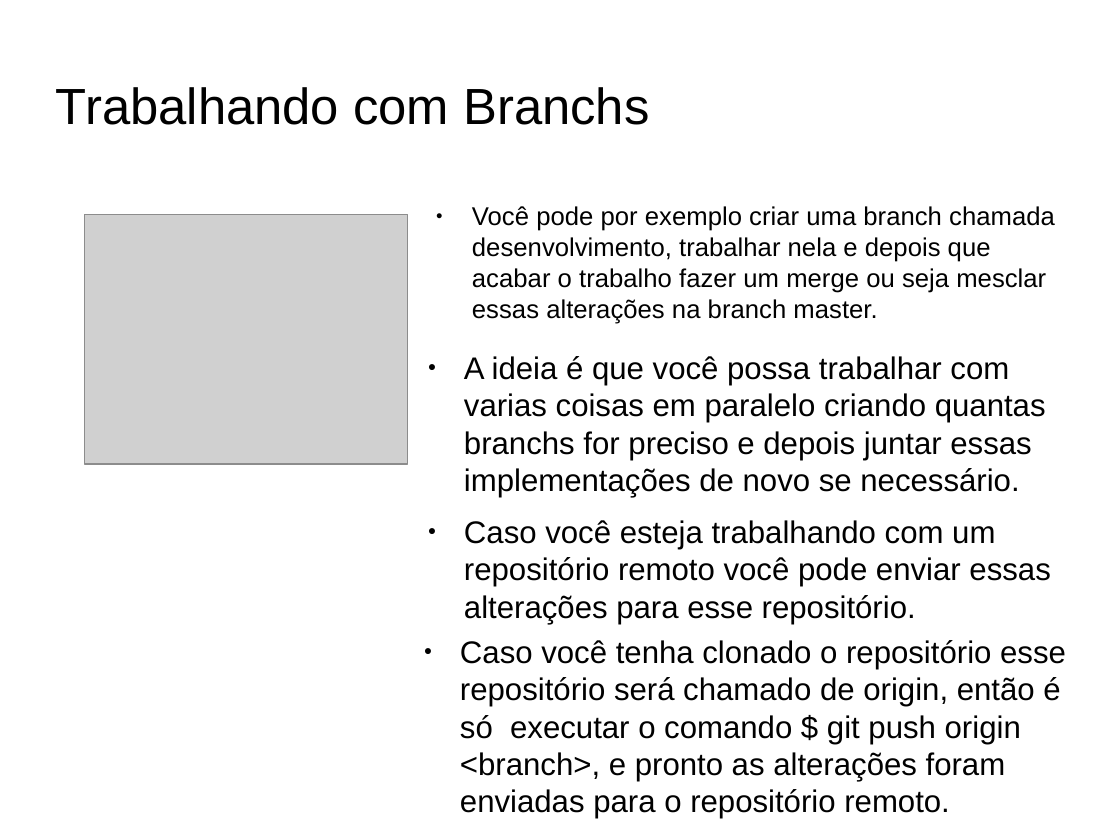
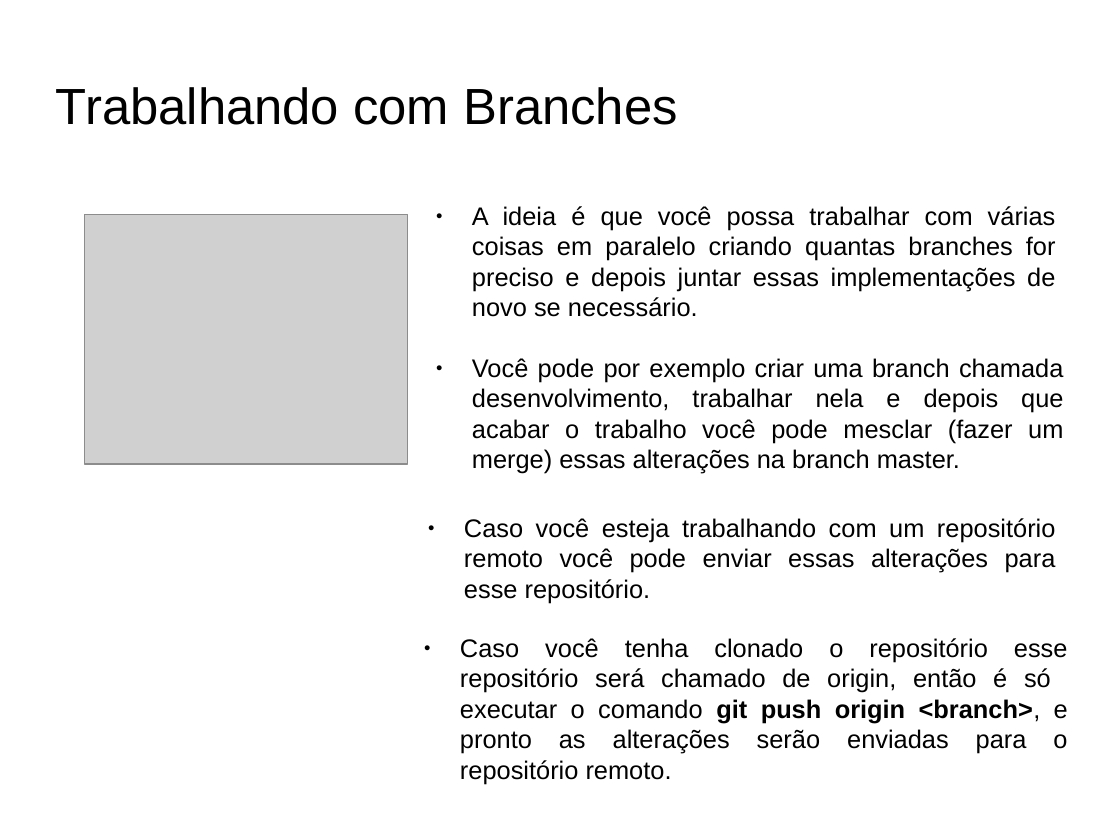
Before and after one commit to fabioads/apresentacao-git, a slide deck: slide 6 of Aprensentacao-GitHub.odp. Drawn at 1120x840 pixels with LibreOffice and Linux fonts; fonts in the diff are those of the drawing; grey boxes stand for pictures; background and template pictures are left out. Boxes give left, top, right and bottom in pixels: in the first picture for what was removed or moved away, otherwise in the second. Text is boxed around its words. In the diff, an @@ line names an element or a change of style, - is before the commit and + after.

```diff
--- a/Aprensentacao-GitHub.odp
+++ b/Aprensentacao-GitHub.odp
@@ title at (56, 87, 678, 125): text changed @@
-Trabalhando com Branchs
+Trabalhando com Branches
@@ text at (472, 206, 1056, 317): text changed; size 22.1 to 18 pt @@
-● A ideia é que você possa trabalhar com varias coisas em paralelo criando quantas branchs for preciso e depois juntar essas implementações de novo se necessário.
+● A ideia é que você possa trabalhar com várias coisas em paralelo criando quantas branches for preciso e depois juntar essas implementações de novo se necessário.
@@ text at (472, 358, 1063, 474): text changed; size 18.2 to 18 pt @@
-● Você pode por exemplo criar uma branch chamada desenvolvimento, trabalhar nela e depois que acabar o trabalho fazer um merge ou seja mesclar essas alterações na branch master.
+● Você pode por exemplo criar uma branch chamada desenvolvimento, trabalhar nela e depois que acabar o trabalho você pode mesclar (fazer um merge) essas alterações na branch master.
@@ text "Caso você esteja trabalhando com ..." at (464, 518, 1056, 603): size 22.1 to 18 pt; alignment left to justified @@
@@ text at (460, 638, 1068, 784): text changed; size 22.1 to 18 pt @@
-● Caso você tenha clonado o repositório esse repositório será chamado de origin, então é só executar o comando $ git push origin <branch>, e pronto as alterações foram enviadas para o repositório remoto.
+● Caso você tenha clonado o repositório esse repositório será chamado de origin, então é só executar o comando git push origin <branch>, e pronto as alterações serão enviadas para o repositório remoto.
```
Also in this commit, not shown: 19 other slides changed.
